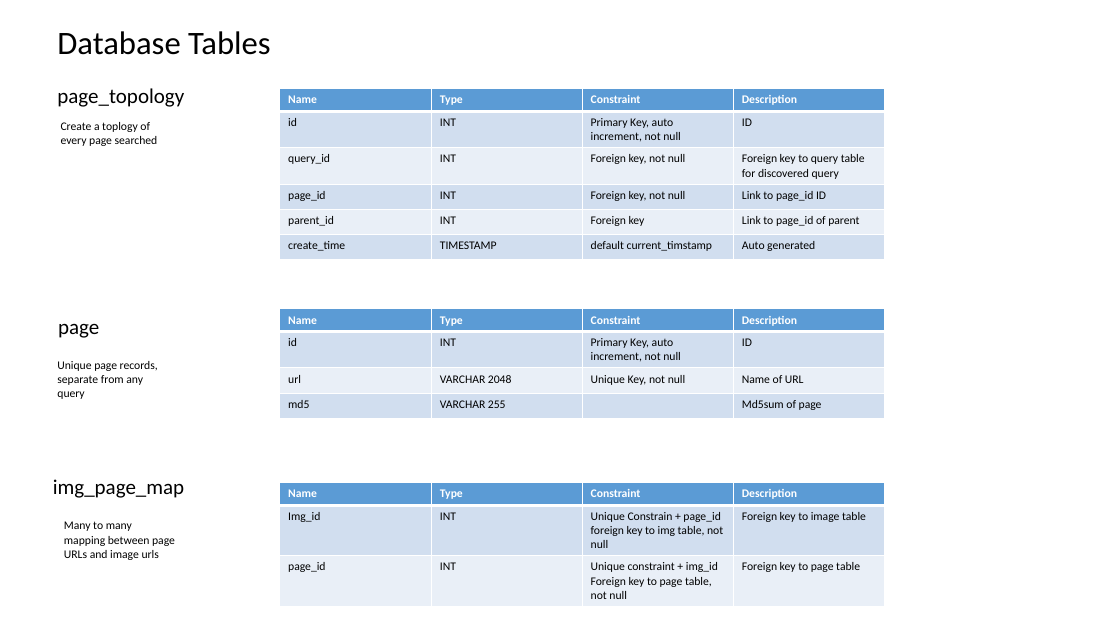
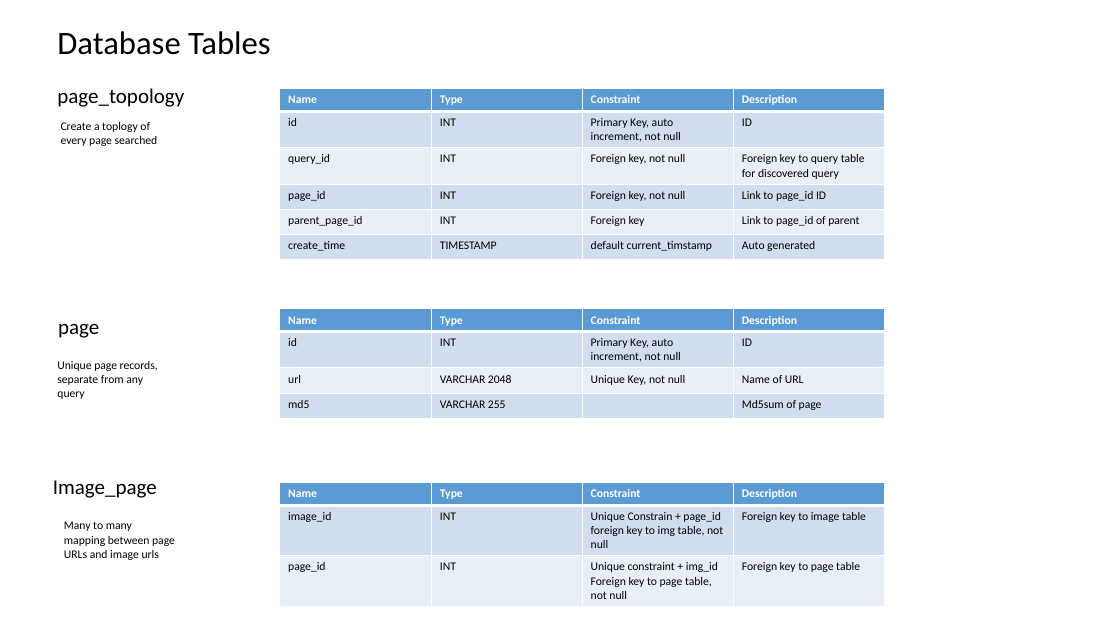
Before and after one commit to datim/squid, a slide deck: slide 13 of docs/design.pptx. Drawn at 1120x630 pixels with LibreOffice and Linux fonts; fonts in the diff are those of the drawing. Boxes give left, top, right and bottom in pixels: in the first picture for what was removed or moved away, otherwise in the second. Text is boxed around its words. In the diff, an @@ line names an element or a change of style, - is before the commit and + after.

```diff
--- a/docs/design.pptx
+++ b/docs/design.pptx
@@ table at (280, 89, 886, 260) @@
-row 5, column 1: parent_id
+row 5, column 1: parent_page_id
@@ text at (53, 480, 157, 498): text changed @@
-img_page_map
+Image_page
@@ table at (280, 483, 886, 607) @@
-row 2, column 1: Img_id
+row 2, column 1: image_id
```
Also in this commit, not shown: 3 other slides changed, 11 other files.
